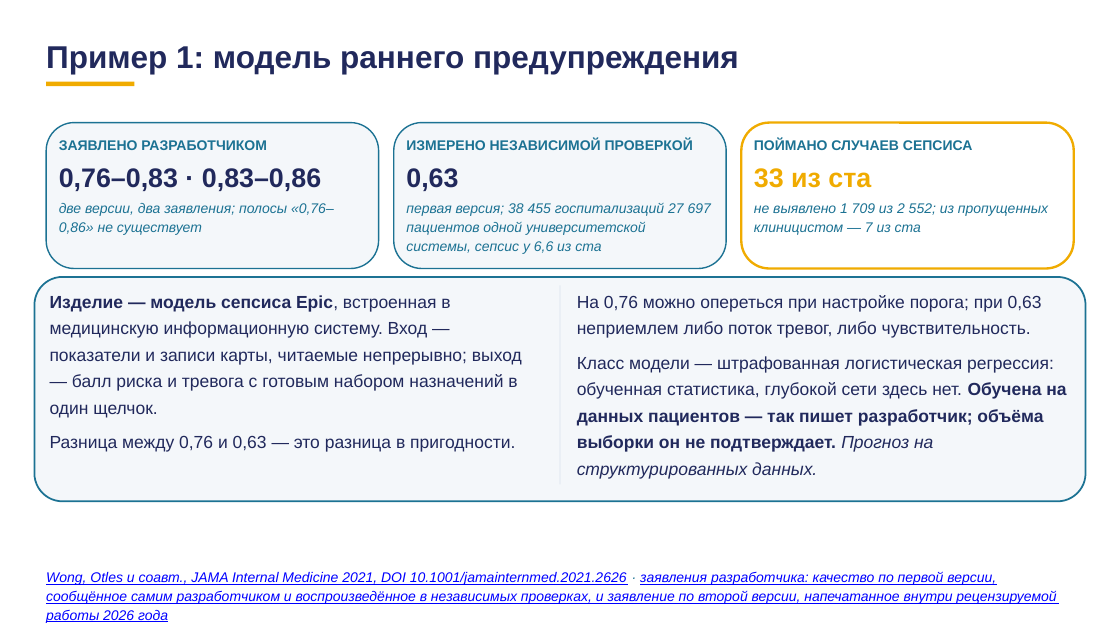
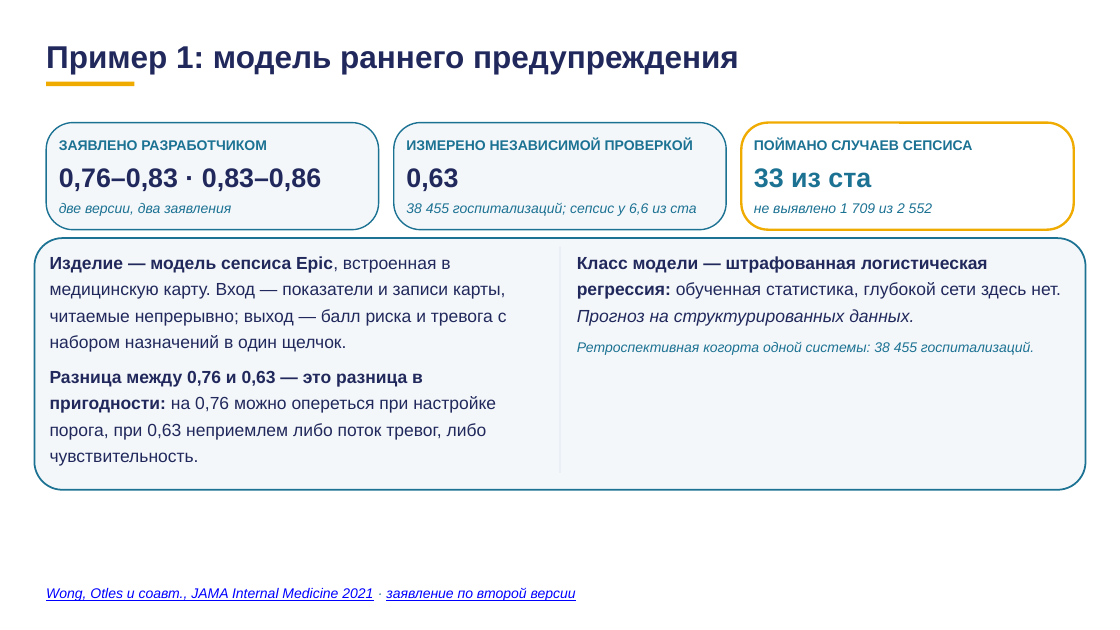
Before and after one commit to tellina-study/AI-usage-lessons, a slide deck: slide 54 of library/lectures/lec-07/rework/deck/lec-07-karkas.pptx (slide 58 before the commit). Drawn at 1120x630 pixels with LibreOffice and Linux fonts; fonts in the diff are those of the drawing. Boxes give left, top, right and bottom in pixels: in the first picture for what was removed or moved away, otherwise in the second. Text is boxed around its words. In the diff, an @@ line names an element or a change of style, - is before the commit and + after.

```diff
--- a/library/lectures/lec-07/rework/deck/lec-07-karkas.pptx
+++ b/library/lectures/lec-07/rework/deck/lec-07-karkas.pptx
@@ rounded rectangle: place and size @@
-rounded rectangle at <box>46,123,379,269</box>
+rounded rectangle at <box>46,123,379,229</box>
@@ rounded rectangle: place and size @@
-rounded rectangle at <box>394,123,727,269</box>
+rounded rectangle at <box>394,123,727,229</box>
@@ proportions changed in 4 elements at <box>34,238,1086,490</box>, <box>46,123,379,229</box>, <box>394,123,727,229</box>, <box>742,123,1075,229</box> @@
@@ rounded rectangle: place and size @@
-rounded rectangle at <box>742,123,1075,269</box>
+rounded rectangle at <box>742,123,1075,229</box>
@@ text "33 из ста" at <box>754,168,871,188</box>: text colour #F0AB00 to #1C7293 @@
@@ text at <box>59,203,231,216</box>: text changed @@
-две версии, два заявления; полосы «0,76–0,86» не существует
+две версии, два заявления
@@ text at <box>406,203,696,216</box>: text changed @@
-первая версия; 38 455 госпитализаций 27 697 пациентов одной университетской системы, сепсис у 6,6 из ста
+38 455 госпитализаций; сепсис у 6,6 из ста
@@ text at <box>754,203,932,213</box>: text changed @@
-не выявлено 1 709 из 2 552; из пропущенных клиницистом — 7 из ста
+не выявлено 1 709 из 2 552
@@ rounded rectangle: place and size @@
-rounded rectangle at <box>34,277,1086,502</box>
+rounded rectangle at <box>34,238,1086,490</box>
@@ text at <box>50,256,507,466</box>: text changed @@
-Изделие — модель сепсиса Epic, встроенная в медицинскую информационную систему. Вход — показатели и записи карты, читаемые непрерывно; выход — балл риска и тревога с готовым набором назначений в один щелчок.
-Разница между 0,76 и 0,63 — это разница в пригодности.
+Изделие — модель сепсиса Epic, встроенная в медицинскую карту. Вход — показатели и записи карты, читаемые непрерывно; выход — балл риска и тревога с набором назначений в один щелчок.
+Разница между 0,76 и 0,63 — это разница в пригодности: на 0,76 можно опереться при настройке порога, при 0,63 неприемлем либо поток тревог, либо чувствительность.
@@ rectangle: place and size @@
-rectangle at <box>560,286,560,485</box>
+rectangle at <box>560,246,560,473</box>
@@ text at <box>577,256,1061,355</box>: text changed @@
-На 0,76 можно опереться при настройке порога; при 0,63 неприемлем либо поток тревог, либо чувствительность.
-Класс модели — штрафованная логистическая регрессия: обученная статистика, глубокой сети здесь нет. Обучена на данных пациентов — так пишет разработчик; объёма выборки он не подтверждает. Прогноз на структурированных данных.
+Класс модели — штрафованная логистическая регрессия: обученная статистика, глубокой сети здесь нет. Прогноз на структурированных данных.
+Ретроспективная когорта одной системы: 38 455 госпитализаций.
@@ text at <box>46,587,576,601</box>: text changed @@
-Wong, Otles и соавт., JAMA Internal Medicine 2021, DOI 10.1001/jamainternmed.2021.2626 · заявления разработчика: качество по первой версии, сообщённое самим разработчиком и воспроизведённое в независимых проверках, и заявление по второй версии, напечатанное внутри рецензируемой работы 2026 года
+Wong, Otles и соавт., JAMA Internal Medicine 2021 · заявление по второй версии
```
Also in this commit, not shown: 77 other slides changed, 23 slides added, 24 slides removed, 1 other file.
